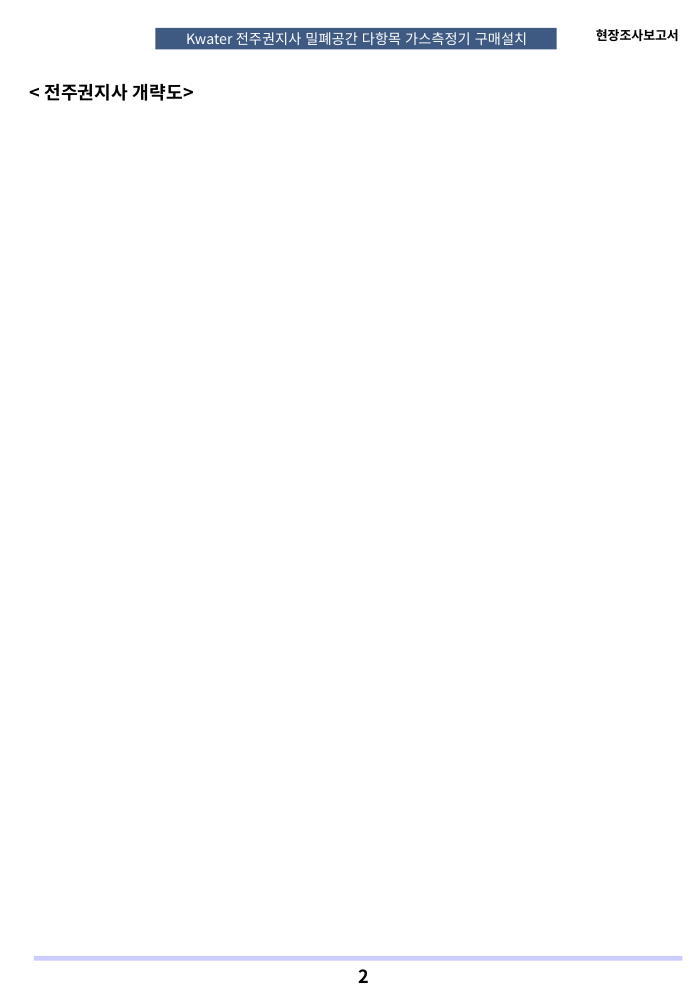
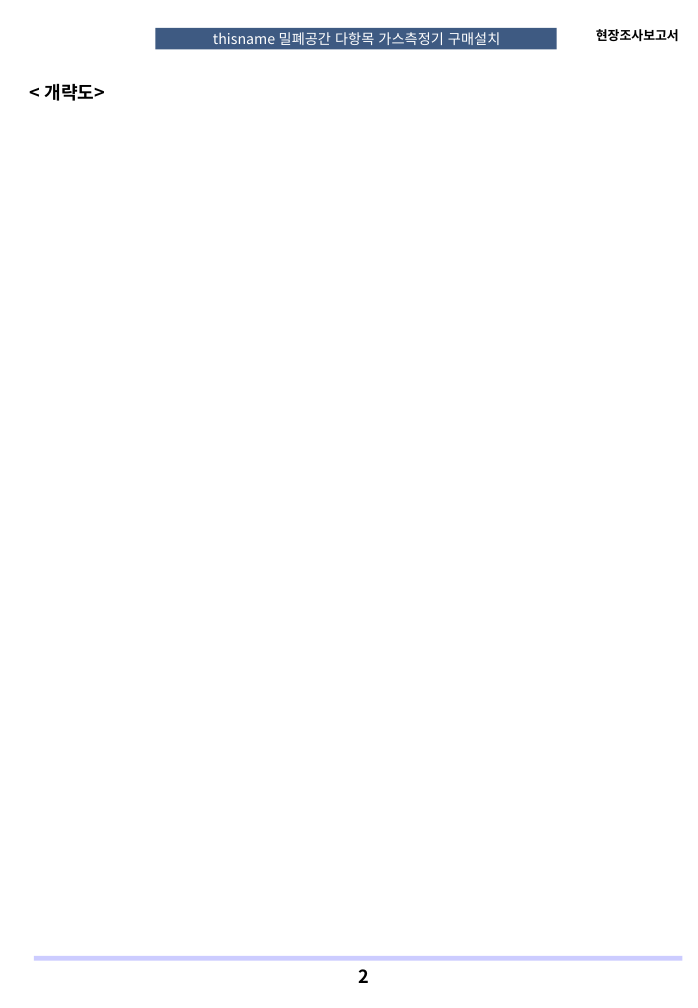
Before and after one commit to jeilkim/site-map, a slide deck: slide 2 of templates/report-template.pptx. Drawn at 698x1008 pixels with LibreOffice and Linux fonts; fonts in the diff are those of the drawing; background and template pictures are left out. Boxes give left, top, right and bottom in pixels: in the first picture for what was removed or moved away, otherwise in the second. Text is boxed around its words. In the diff, an @@ line names an element or a change of style, - is before the commit and + after.

```diff
--- a/templates/report-template.pptx
+++ b/templates/report-template.pptx
@@ text at [213, 32, 500, 45]: text changed @@
-Kwater 전주권지사 밀폐공간 다항목 가스측정기 구매설치
+thisname 밀폐공간 다항목 가스측정기 구매설치
@@ text at [44, 84, 105, 101]: text changed @@
-< 전주권지사 개략도>
+< 개략도>
```
Also in this commit, not shown: 5 other slides changed, 2 other files.
